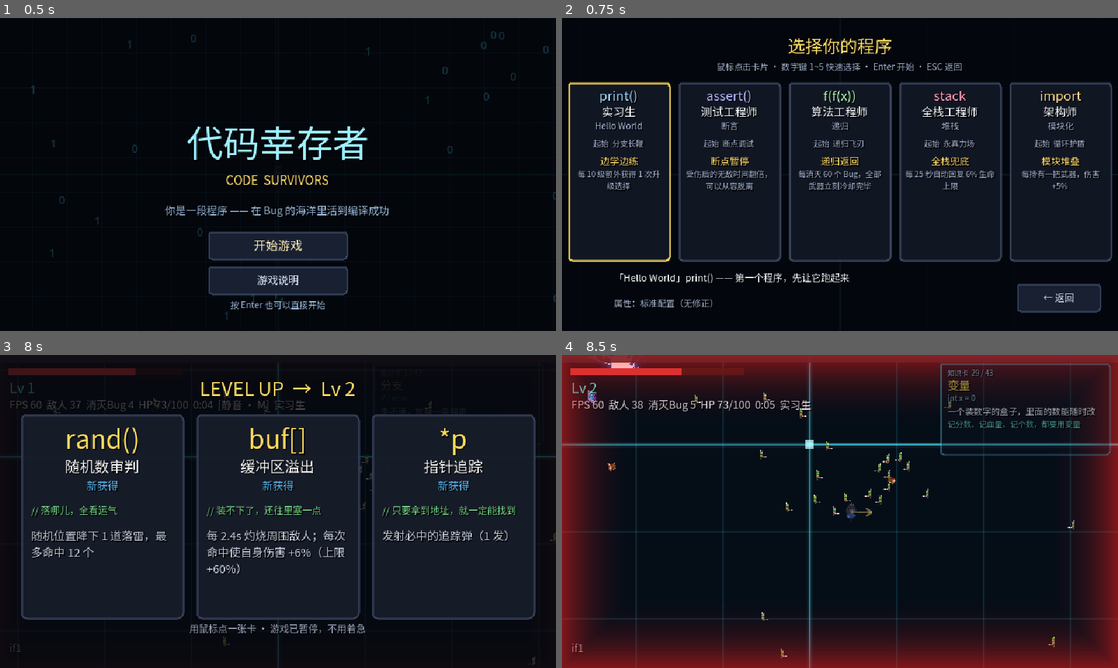
Above: before the commit, frames 1-4 (two rows, left to right).
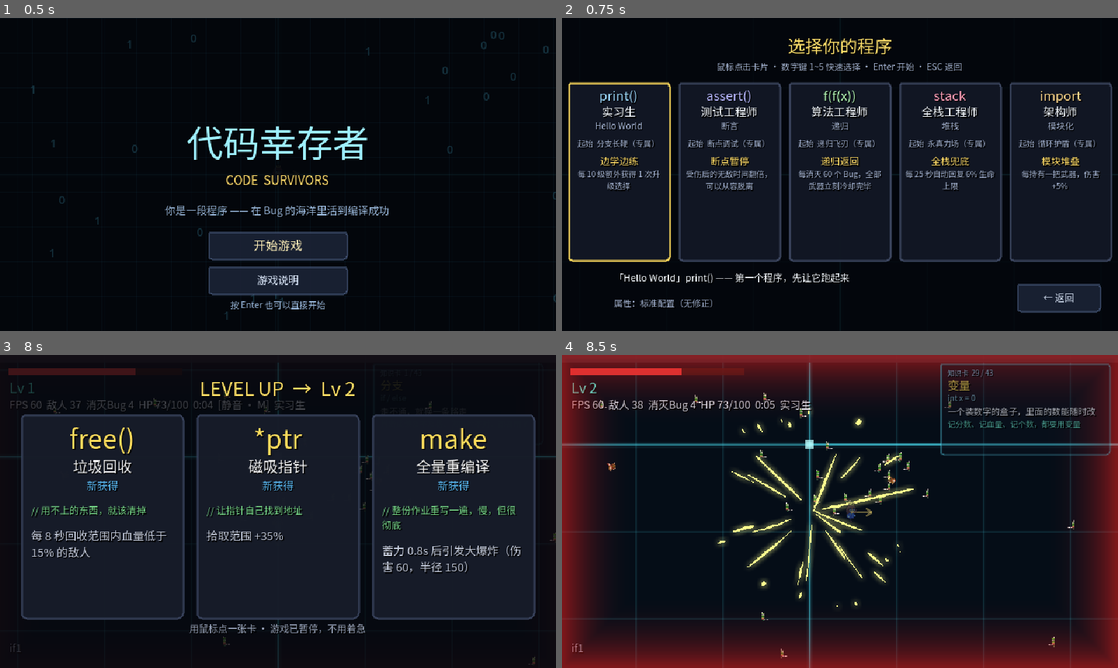
Above: after the commit, the same moments.

Repository: xy5945/CodeSurvivors
Game: Godot game, scene res://main.tscn
Same seed, same stepped clock (60 frames per second), same inputs: the game is played once before the commit and once after it.
Inputs (mouse positions are in pixels of both pictures, inside the frame that each line leads up to):
- Up to frame 1 (0.5 s): no input
- Up to frame 2 (0.75 s): click "开始游戏" at 0.5 s
- Up to frame 3 (8 s): click "← 返回" at 1.25 s; click "开始游戏" at 2 s; tap Enter at 2.75, 5.85 s; move the mouse to (400, 495) at 2.77 s; hold D (move_right) 2.78-3.53 s; tap Tab (build_panel) at 2.85, 7.35 s; click (400, 495) at 2.92 s; tap Space at 3.02, 3.77, 5.27, 6.02, 6.77 s; move the mouse to (166, 527) at 3.52 s; hold S (move_down) 3.53-4.28 s; tap M at 3.6 s; move the mouse to (333, 442) at 4.27 s; hold D (move_right) 4.28-5.03 s; tap 1 at 4.35 s; move the mouse to (250, 574) at 5.02 s; hold W (move_up) 5.03-5.78 s; tap 9 at 5.1 s; click (250, 574) at 5.17 s; move the mouse to (444, 558) at 5.77 s; hold A (move_left) 5.78-7.28 s; move the mouse to (111, 464) at 6.52 s; tap R at 6.6 s; move the mouse to (305, 511) at 7.27 s; hold S (move_down) from 7.28 s (still down); click (305, 511) at 7.42 s
- Up to frame 4 (8.5 s): move the mouse to (662, 517) at 8.02 s; release S (move_down) at 8.03 s; hold D (move_right) from 8.03 s (still down); tap M at 8.1 s; click (662, 517) at 8.17 s; tap Space at 8.27 s

Frame 1 is identical in both runs. In frame 2, 1.2% of the frame differs, in the area x 2-97%, y 38-42%; in frame 3, 6.8%, in the area x 5-94%, y 23-71%; in frame 4, 3.5%.

Commit message:
起始武器改为角色专属：别人的专属武器不再出现在三选一里
每个角色的起始武器加 "char" 归属字段（分支长鞭=实习生、断点调试=测试
工程师、递归飞刃=算法工程师、永真力场=全栈工程师、循环护盾=架构师）。
Loadout.roll_choices 按它过滤：别人的专属武器根本不进升级池。

角色差异从此是真的：每个角色可选武器 = 自己的专属 1 把 + 中立 7 把 = 8 把
（12 把 - 4 把别人的专属）。选角色 = 选开局打法，而不是同一个 build 换个皮。
进化不受影响：专属武器拿不到就升不了级，对应进化自然只有归属角色能触发。

UI 三处标注：
- 选人界面：起始武器后缀「（专属）」
- 升级卡：等级行追加「· 专属」（--lvshot 验证排版不溢出）
- 游戏说明武器页：专属武器标「（XX 专属）」并加一条说明

测试：chartest 新增第 9 项 —— 5 个角色各抽 400 次三选一，
他人专属泄漏 0 次、自己的专属可升段 5/5、每人可选武器数 8。
新增 --lvshot[=<武器id>] 截图入口（升级卡排版验证用）。

回归：chartest 9 项 / uitest / evotest / cardtest / smoke=1 全绿。

Diff:
--- a/core/sim.gd
+++ b/core/sim.gd
@@ -139,7 +139,7 @@
 	loadout.char_cd_mult = float(char_def["cd_mult"])
 	loadout.char_pickup_mult = float(char_def["pickup_mult"])
 	loadout.char_trait = char_trait
-	loadout.setup(str(char_def["start"]))
+	loadout.setup(str(char_def["start"]), char_id)
 	_refresh_max_hp()
 	player_hp = max_hp
 	exp_next = UpgradeDefs.exp_to_next(1)
--- a/core/upgrade_defs.gd
+++ b/core/upgrade_defs.gd
@@ -10,6 +10,12 @@
 ##   name    显示名
 ##   icon    语法符号（卡片上的大字符）
 ##   sub     代码注释风格的一句话，是主题感最强的地方
+##   char    可选：专属角色 id。写了就只有该角色能拿到这把武器
+##           （见 can_use）。5 个角色的起始武器都带这个键 ——
+##           角色 = 开局打法，专属武器就是这份"打法差异"的载体：
+##           实习生是先手近战，测试工程师是控制，算法工程师是远程穿透，
+##           全栈工程师是贴身力场，架构师是环绕防御。
+##           其他人拿不到，才不会出现"选谁最后都玩成同一套 build"。
 ##   max     满级
 ##   levels  长度为 max 的数组，索引 i = 升到 (i+1) 级时的效果
 ##
@@ -42,6 +48,7 @@
 	# ================= 武器 =================
 	{
 		"id": "whip", "kind": KIND_WEAPON, "name": "分支长鞭", "icon": "if",
+		"char": "intern",
 		"sub": "// 条件成立，就往这一边抽下去",
 		"max": 8,
 		"levels": [
@@ -57,6 +64,7 @@
 	},
 	{
 		"id": "orbit", "kind": KIND_WEAPON, "name": "循环护盾", "icon": "for",
+		"char": "arch",
 		"sub": "// 同样的事，一直做下去",
 		"max": 8,
 		"levels": [
@@ -103,6 +111,7 @@
 	},
 	{
 		"id": "blade", "kind": KIND_WEAPON, "name": "递归飞刃", "icon": "rec()",
+		"char": "algo",
 		"sub": "// 每一次调用，都会分裂出一个更弱的自己",
 		"max": 8,
 		"levels": [
@@ -179,6 +188,7 @@
 	},
 	{
 		"id": "breakpoint", "kind": KIND_WEAPON, "name": "断点调试", "icon": "break",
+		"char": "qa",
 		"sub": "// 先停一下，看看出了什么事",
 		"max": 8,
 		"levels": [
@@ -194,6 +204,7 @@
 	},
 	{
 		"id": "forever", "kind": KIND_WEAPON, "name": "永真力场", "icon": "loop",
+		"char": "ops",
 		"sub": "// while(true) —— 永远不停，直到没电",
 		"max": 8,
 		"levels": [
@@ -303,6 +314,23 @@
 	return {}
 
 
+## 这把武器的专属角色 id；不是专属武器时返回空串。
+static func owner_of(id: String) -> String:
+	return str(def_of(id).get("char", ""))
+
+
+static func is_exclusive(id: String) -> bool:
+	return owner_of(id) != ""
+
+
+## 该角色能不能拿到这把武器。唯一过滤点 —— 升级三选一走它，
+## 所以"别人拿不到专属武器"只需要在这一个地方成立，
+## 不用在每个可能出现武器的地方各写一遍判断。
+static func can_use(id: String, char_id: String) -> bool:
+	var own := owner_of(id)
+	return own == "" or own == char_id
+
+
 static func def_of(id: String) -> Dictionary:
 	for u in UPGRADES:
 		if u["id"] == id:
--- a/main.gd
+++ b/main.gd
@@ -242,6 +242,21 @@
 			_set_gameplay_ui(false)
 			help.open("title")
 			help.show_page(pno)
+			await RenderingServer.frame_post_draw
+			await RenderingServer.frame_post_draw
+			_save_shot()
+			get_tree().quit()
+			return
+
+	# --lvshot[=<武器id>]：升级弹窗截图。卡面排版（含"专属"角标会不会撑破卡片）
+	# 只能靠眼睛看。不传 id 就随机抽，传了就强制第一张卡是该武器。
+	for a in OS.get_cmdline_user_args():
+		if a.begins_with("--lvshot"):
+			var wid := a.split("=")[-1] if "=" in a else ""
+			sim.pending_levelups = 1
+			level_up.open(sim)
+			if wid != "":
+				level_up._cards[0].setup(UpgradeDefs.def_of(wid), 2)
 			await RenderingServer.frame_post_draw
 			await RenderingServer.frame_post_draw
 			_save_shot()
--- a/systems/loadout.gd
+++ b/systems/loadout.gd
@@ -52,8 +52,12 @@
 var char_pickup_mult := 1.0
 var char_trait := CharDefs.T_LEARN
 
-
-func setup(start_weapon := "whip") -> void:
+# 当前角色 id。只用来判断"这把武器是不是别人专属的"（见 roll_choices）。
+var char_id := ""
+
+
+func setup(start_weapon := "whip", cid := "") -> void:
+	char_id = cid
 	levels[start_weapon] = 1    # 起始武器由角色决定
 	recompute()
 
@@ -234,7 +238,12 @@
 func roll_choices(n: int) -> Array:
 	var pool := []
 	for u in UpgradeDefs.UPGRADES:
-		var lv := level_of(u["id"])
+		var uid := str(u["id"])
+		# 别人专属的武器不进池子。角色差异就靠这条 ——
+		# 五个角色的起始武器互不可见，选谁真的决定了这一局能玩出什么。
+		if not UpgradeDefs.can_use(uid, char_id):
+			continue
+		var lv := level_of(uid)
 		if lv >= int(u["max"]):
 			continue
 		if lv == 0:
--- a/tools/bench.gd
+++ b/tools/bench.gd
@@ -542,6 +542,7 @@
 	_t_char_break()
 	_t_char_recur()
 	_t_char_learn()
+	_t_char_exclusive()
 	print("")
 
 
@@ -680,6 +681,44 @@
 	print("  8 边学边练 · 实习生 Lv%d 升级次数 %d（+%d）· 其他角色 Lv%d 升级次数 %d · %s" % [
 		it.level, it.pending_levelups, it.learn_bonus,
 		algo.level, algo.pending_levelups, _ok(ok)])
+
+
+## 9 专属武器：每个角色的起始武器只属于他自己，别人的专属武器永不出现在三选一
+static func _t_char_exclusive() -> void:
+	# 先查数据表：每个角色的起始武器必须标成"该角色专属"，
+	# 否则过滤逻辑写得再对也没东西可拦。
+	var bad_data := 0
+	for c in CharDefs.CHARACTERS:
+		if UpgradeDefs.owner_of(str(c["start"])) != str(c["id"]):
+			bad_data += 1
+
+	# 每个角色各抽 400 次三选一，统计出现了哪些武器。
+	# 400 次是拍的：池子每次洗牌后取前三，8 把可选武器抽 400 次，
+	# 任何一把漏网的概率已经小到可以认为是 0。
+	var leaked := 0
+	var own_seen := 0
+	var pool_txt: Array[String] = []
+	for c in CharDefs.CHARACTERS:
+		var sim := _charmk(str(c["id"]))
+		var mine := str(c["start"])
+		var seen: Dictionary = {}
+		for i in 400:
+			for ch in sim.loadout.roll_choices(3):
+				var cid := str((ch["def"] as Dictionary)["id"])
+				if int((ch["def"] as Dictionary).get("kind", 1)) != UpgradeDefs.KIND_WEAPON:
+					continue
+				seen[cid] = true
+				# 别人的专属武器出现 = 泄漏
+				if UpgradeDefs.is_exclusive(cid) and UpgradeDefs.owner_of(cid) != str(c["id"]):
+					leaked += 1
+		if seen.has(mine):
+			own_seen += 1
+		pool_txt.append("%s%d" % [str(c["name"])[0], seen.size()])
+
+	var ok := bad_data == 0 and leaked == 0 and own_seen == CharDefs.CHARACTERS.size()
+	print("  9 专属武器 · 数据表 %s · 400×5 次抽取他人专属泄漏 %d 次 · 自己的专属可升段 %d/%d · 可选武器数 %s · %s" % [
+		_ok(bad_data == 0), leaked, own_seen, CharDefs.CHARACTERS.size(),
+		"/".join(pool_txt), _ok(ok)])
 
 
 static func _evomk(wid: String, passive: String = "", evolved: bool = true,
--- a/ui/char_select_ui.gd
+++ b/ui/char_select_ui.gd
@@ -176,7 +176,11 @@
 
 	var start := Label.new()
 	var wd := UpgradeDefs.def_of(str(d["start"]))
-	start.text = "起始  " + (str(wd["name"]) if not wd.is_empty() else "?")
+	var wn := str(wd["name"]) if not wd.is_empty() else "?"
+	# 专属标记：这一行是"选角色 = 选打法"最直接的证据
+	if UpgradeDefs.is_exclusive(str(d["start"])):
+		wn += "（专属）"
+	start.text = "起始  " + wn
 	UiFont.apply(start, 9, C_DIM)
 	start.horizontal_alignment = HORIZONTAL_ALIGNMENT_CENTER
 	col.add_child(start)
--- a/ui/help_ui.gd
+++ b/ui/help_ui.gd
@@ -208,10 +208,17 @@
 		_add_head("12 把武器（开局自带一把，其余靠升级获得）")
 	for u in _weapons_slice(half):
 		var lv: Dictionary = (u["levels"] as Array)[0]
-		_add_item("[%s] %s" % [str(u["icon"]), str(u["name"])], str(lv["desc"]))
+		var wname := str(u["name"])
+		# 专属武器标出归属角色：5 把起始武器各自只属于一个角色，
+		# 其他角色在升级三选一里根本看不到它 —— 选角色就是在选开局打法。
+		var owner := UpgradeDefs.owner_of(str(u["id"]))
+		if owner != "":
+			wname += "（%s 专属）" % CharDefs.def_of(owner).get("name", owner)
+		_add_item("[%s] %s" % [str(u["icon"]), wname], str(lv["desc"]))
 		_add_sub(str(u["sub"]))
 	if half == 1:
 		_add_note("武器满 8 级后，配合对应被动满级即可进化（见进化页）。")
+		_add_note("带「专属」的 5 把武器是各个角色的起始武器，其他角色拿不到 —— 所以开局选谁，直接决定了这一局能凑出什么 build。")
 
 
 func _weapons_slice(half: int) -> Array:
--- a/ui/upgrade_card.gd
+++ b/ui/upgrade_card.gd
@@ -75,6 +75,10 @@
 	# 等级变化（进化卡这里是"★ 进化"，因为它不吃等级）
 	var lv_l := Label.new()
 	lv_l.text = "★ 进化" if is_evo else ("新获得" if target_level == 1 else "Lv %d → %d" % [target_level - 1, target_level])
+	# 角色专属武器标出来：玩家看到这一行才知道"这把只有我这局的角色能拿"，
+	# 也顺便解释了为什么别人的专属武器从来没在三选一里出现过。
+	if not is_evo and UpgradeDefs.is_exclusive(str(def.get("id", ""))):
+		lv_l.text += "　·　专属"
 	UiFont.apply(lv_l, 12, C_LV_EVO if is_evo else C_LV)
 	lv_l.horizontal_alignment = HORIZONTAL_ALIGNMENT_CENTER
 	vb.add_child(lv_l)
